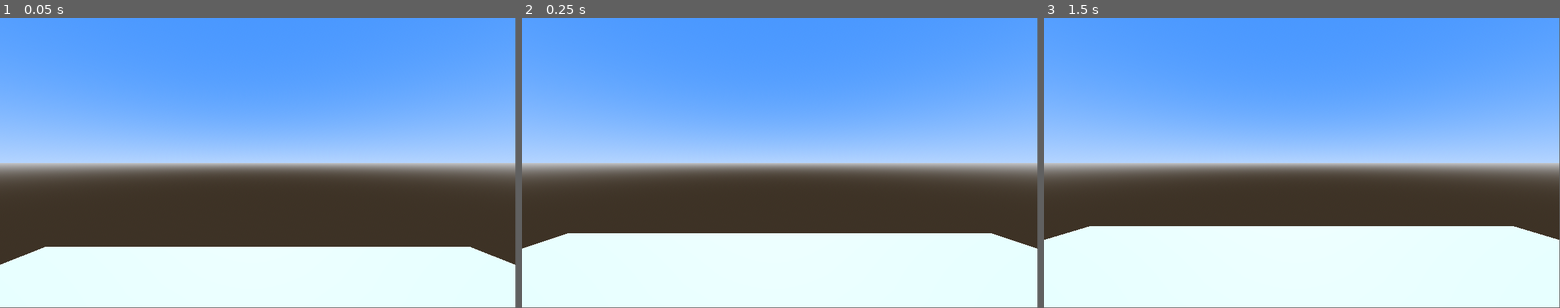
Above: before the commit, frames 1-3 (left to right).
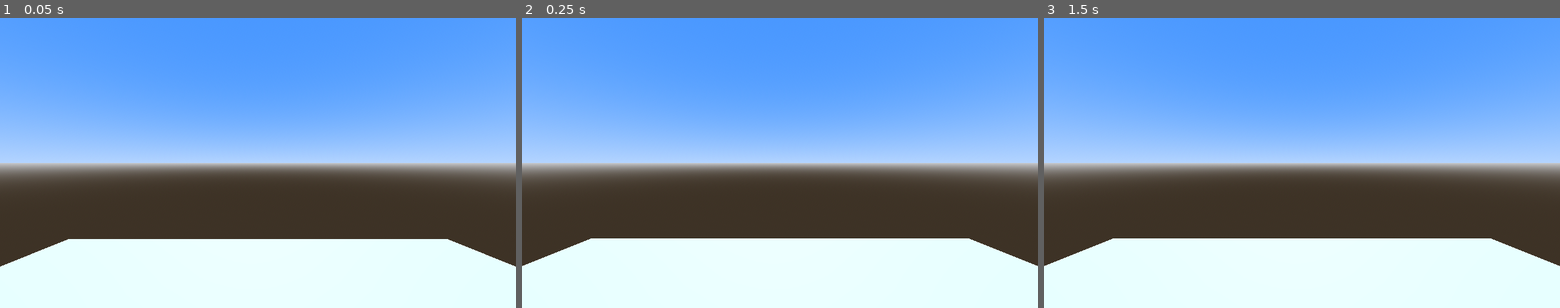
Above: after the commit, the same moments.

Repository: ericsnekbytes/GGJ-2025-Bubble-Forager
Game: Godot game, scene res://levels/bubble_hunt.tscn
Same seed, same stepped clock (60 frames per second), same inputs: the game is played once before the commit and once after it.
Inputs:
- Up to frame 1 (0.05 s): no input
- Up to frame 2 (0.25 s): no input
- Up to frame 3 (1.5 s): tap Enter at 1.25 s
In our replay, the window is 799x449 before the commit and 800x450 after it. These sizes can differ from the game's own. Grey fills any space a smaller window leaves; there, only what the larger window draws over its background counts as a difference.

The runs differ from the first frame. In frame 1, 2.3% of the frame differs, in the area x 0-100%, y 0-86%; in frame 2, 2.7%; in frame 3, 5.2%.

Commit message:
Buggy move and look started.

Diff:
--- a/levels/bubble_hunt.gd
+++ b/levels/bubble_hunt.gd
@@ -3,9 +3,11 @@
 
 # Called when the node enters the scene tree for the first time.
 func _ready():
-	pass # Replace with function body.
+	for player in [$Player1]:
+		GameData.initialize_player(player)
+		player.start_process = true
 
 
 # Called every frame. 'delta' is the elapsed time since the previous frame.
-func _process(delta):
-	pass
+func _physics_process(delta):
+	InputHandler.poll_for_devices()
--- a/levels/bubble_hunt.tscn
+++ b/levels/bubble_hunt.tscn
@@ -34,7 +34,7 @@
 transform = Transform3D(1, 0, 0, 0, 1, 0, 0, 0, 1, 0, -0.5, 0)
 mesh = SubResource("BoxMesh_rw6wx")
 
-[node name="CharacterBody3D" parent="." instance=ExtResource("2_og0nc")]
+[node name="Player1" parent="." instance=ExtResource("2_og0nc")]
 transform = Transform3D(1, 0, 0, 0, 1, 0, 0, 0, 1, 0, 1.5, 0)
 
 [node name="Env" type="Node3D" parent="."]
--- a/main/game_data.gd
+++ b/main/game_data.gd
@@ -14,11 +14,7 @@
 	return unique_id
 
 
-func add_player():
-	player_id = get_unique_id()
+func initialize_player(node):
+	var player_id = get_unique_id()
+	node.player_id = player_id
 	InputHandler.add_player(player_id)
-
-
-# Called every frame. 'delta' is the elapsed time since the previous frame.
-func _process(delta):
-	pass
--- a/main/input_handler.gd
+++ b/main/input_handler.gd
@@ -57,6 +57,27 @@
 				players_needing_devices.erase(pid)
 
 
-# Called every frame. 'delta' is the elapsed time since the previous frame.
-func _process(delta):
-	find_and_assign_devices()
+func get_command_dict(player_id):
+	var command_dict = {
+		'move_yaxis': null,
+		'move_xaxis': null,
+		'look_yaxis': null,
+		'look_xaxis': null,
+	}
+	var valid_commands = {
+		'move_yaxis': ['AXIS', JOY_AXIS_LEFT_Y],
+		'move_xaxis': ['AXIS', JOY_AXIS_LEFT_X],
+		'look_yaxis': ['AXIS', JOY_AXIS_RIGHT_Y],
+		'look_xaxis': ['AXIS', JOY_AXIS_RIGHT_X],
+	}
+	if player_id in tracked_players:
+		var player_device = tracked_players[player_id]
+		if player_device != null:
+			for command in valid_commands:
+				var command_type = valid_commands[command][0]
+				var command_code = valid_commands[command][1]
+
+				if command_type == 'AXIS':
+					command_dict[command] = Input.get_joy_axis(player_device, command_code)
+
+	return command_dict
--- a/player/player.gd
+++ b/player/player.gd
@@ -1,8 +1,16 @@
 extends CharacterBody3D
 
-var MAX_THRUST = 5
+var player_id = -1
+var start_process = false
+# ....
+@onready var player_cam = $Camera3D
+# ....
+var MAX_THRUST = 300
 var GRAVITY_BASE = Vector3(0, -9.8, 0)
 var MAX_SPEED = 54
+# ....
+var MAX_SPIN = PI
+var MAX_PITCH = PI
 
 
 func _unhandled_input(event):
@@ -10,17 +18,60 @@
 
 
 func _physics_process(delta):
-	var start_velocity = velocity
-	var motion_vector = Vector3.ZERO
+	if start_process:
+		var start_velocity = velocity
+		var motion_vector = Vector3.ZERO
 
-	# Add gravity vector
-	var gravity = GRAVITY_BASE * delta * 1.01
+		var player_commands = InputHandler.get_command_dict(player_id)
+		print(player_commands)
 
-	# Sum up motion  # TODO
-	motion_vector = gravity
-	if motion_vector.length() > MAX_SPEED:
-		motion_vector = motion_vector.normalized() * MAX_SPEED
+		var move_forward_back = Vector3.ZERO
+		if player_commands['move_yaxis'] != null:
+			move_forward_back = player_cam.basis.z.normalized() * MAX_THRUST * player_commands['move_yaxis']
+			print('FWDBK %s // %s' % [player_commands['move_yaxis'], move_forward_back])
 
-	velocity += motion_vector
+		var move_left_right = Vector3.ZERO
+		if player_commands['move_xaxis'] != null:
+			move_left_right = player_cam.basis.x.normalized() * MAX_THRUST * player_commands['move_xaxis']
+			print('HORZ %s // %s' % [player_commands['move_xaxis'], move_forward_back])
 
-	move_and_slide()
+		var look_spin = 0
+		var look_spin_raw = player_commands['look_xaxis']
+		if look_spin_raw != null:
+			look_spin_raw *= -1
+			if abs(look_spin_raw) > .2:
+				look_spin = look_spin_raw * MAX_SPIN
+			print('SPIN %s // %s' % [look_spin, look_spin_raw])
+
+		var look_pitch = 0
+		var look_pitch_raw = player_commands['look_yaxis']
+		if look_pitch_raw != null:
+			look_pitch_raw *= -1
+			if abs(look_pitch_raw) > .2:
+				look_pitch = look_pitch_raw * MAX_PITCH
+			print('PITCH %s // %s' % [look_pitch, look_pitch_raw])
+
+		var ground_motion = move_left_right + move_forward_back
+		if ground_motion.length() > MAX_THRUST:
+			ground_motion = ground_motion.normalized() * MAX_THRUST
+
+		# Add gravity vector
+		var gravity_vec = GRAVITY_BASE
+
+		player_cam.transform = player_cam.transform.orthonormalized()
+		player_cam.rotate(player_cam.basis.x, look_pitch * delta)
+		player_cam.rotate(player_cam.basis.y, look_spin * delta)
+
+		# Sum up motion  # TODO
+		motion_vector = gravity_vec + (ground_motion * delta)
+		#motion_vector.y = (
+			#motion_vector.x,
+			#motion_vector.y * 1.01,
+			#motion_vector.x,
+		#)
+		if motion_vector.length() > MAX_SPEED:
+			motion_vector = motion_vector.normalized() * MAX_SPEED
+
+		velocity = motion_vector
+
+		move_and_slide()
--- a/player/player.tscn
+++ b/player/player.tscn
@@ -17,8 +17,9 @@
 shape = SubResource("CapsuleShape3D_mc6in")
 
 [node name="MeshInstance3D" type="MeshInstance3D" parent="."]
+visible = false
 mesh = SubResource("CapsuleMesh_fe43r")
 surface_material_override/0 = SubResource("StandardMaterial3D_p60yt")
 
 [node name="Camera3D" type="Camera3D" parent="."]
-transform = Transform3D(1, 0, 0, 0, 1, 0, 0, 0, 1, 0, 0.5, -0.543111)
+transform = Transform3D(1, 0, 0, 0, 1, 0, 0, 0, 1, 0, 1, 0)
--- a/project.godot
+++ b/project.godot
@@ -18,11 +18,12 @@
 [autoload]
 
 InputHandler="*res://main/input_handler.gd"
+GameData="*res://main/game_data.gd"
 
 [display]
 
-window/size/viewport_width=1920
-window/size/viewport_height=1080
+window/size/viewport_width=1536
+window/size/viewport_height=864
 
 [input]
 
